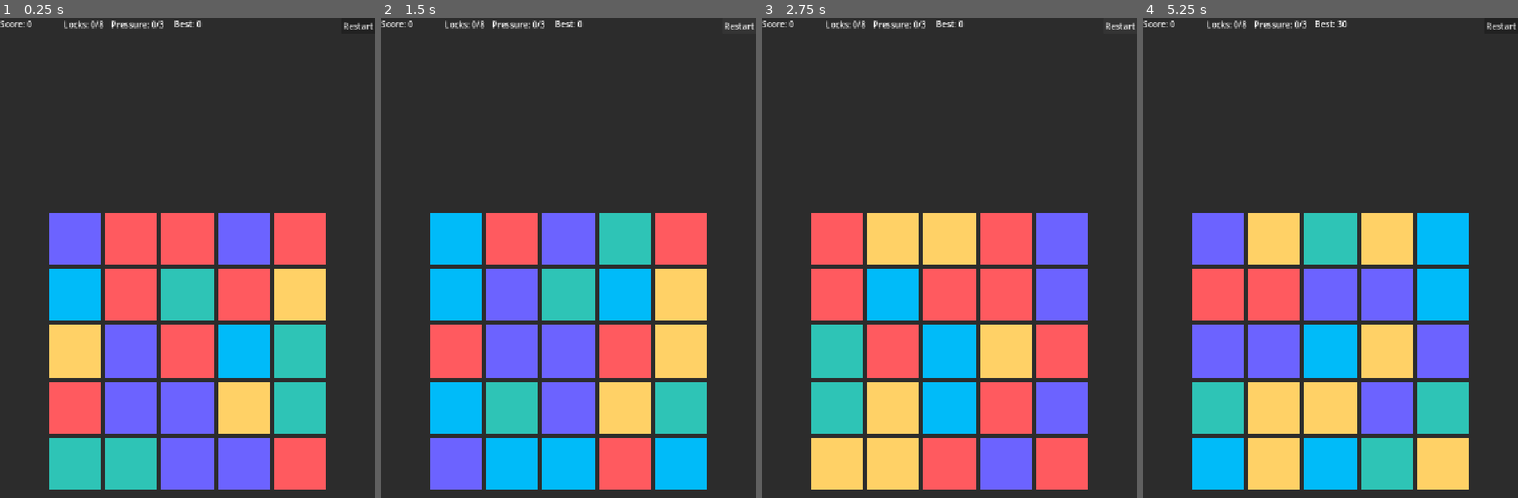
Above: before the commit, frames 1-4 (left to right).
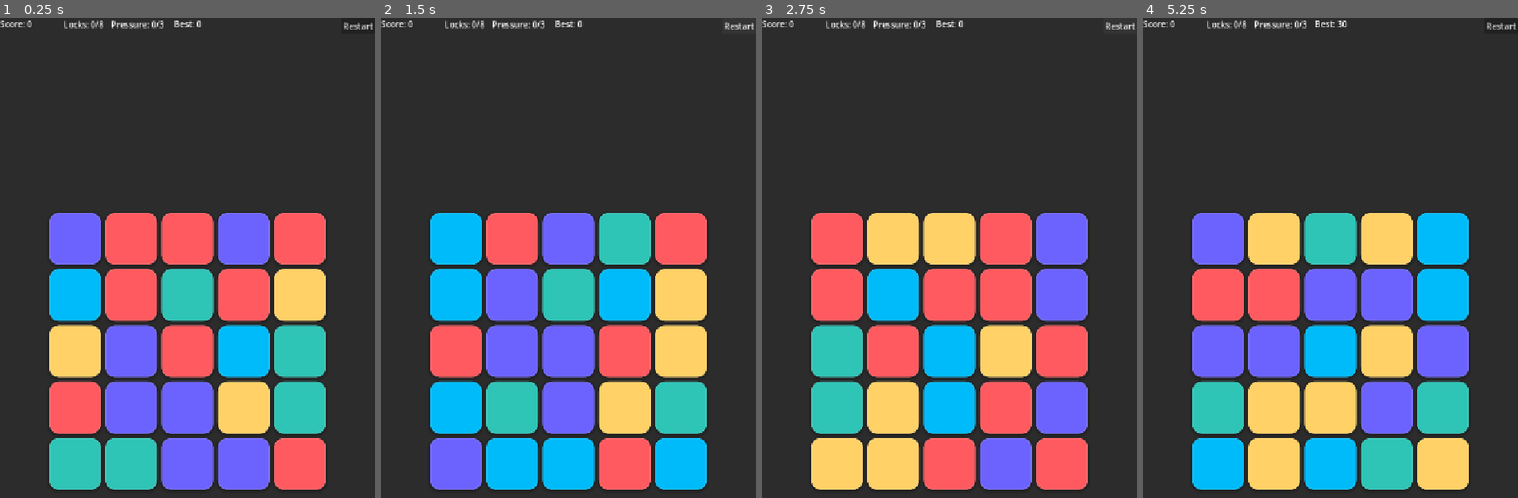
Above: after the commit, the same moments.

Repository: MerabTskhvedadze/echo-grid
Game: Godot game, scene res://scenes/main.tscn
Two runs of this game, one before a commit and one after it. Both use one fixed random seed, a clock stepped at 60 frames per second and the inputs below.
Inputs (mouse positions are in pixels of both pictures, inside the frame that each line leads up to):
- Up to frame 1 (0.25 s): no input
- Up to frame 2 (1.5 s): click "Restart" at 0.5 s; click "Restart" at 1.25 s
- Up to frame 3 (2.75 s): click "Restart" at 2 s
- Up to frame 4 (5.25 s): tap Enter at 2.75, 5 s; drag from (1330, 349) to (1368, 205) at 2.77 s; drag from (1255, 382) to (1311, 483) at 3.52 s; tap Space at 4.25 s; move the mouse to (1368, 205) at 4.27 s; click (1368, 205) at 4.42 s; drag from (1311, 483) to (1218, 253) at 5.02 s

The runs differ from the first frame. In frame 1, 3.0% of the frame differs, in the area x 13-87%, y 40-99%; in frame 2, 3.1%; in frame 3, 2.9%; in frame 4, 3.1%.

Commit message:
adjust tile styles

Diff:
--- a/scripts/board.gd
+++ b/scripts/board.gd
@@ -73,11 +73,14 @@
 			grid[row].append(tile)
 
 func create_tile(color_id):
-	var tile = ColorRect.new()
+	var tile = Panel.new()
 	tile.size = Vector2(TILE_SIZE, TILE_SIZE)
 	tile.mouse_filter = Control.MOUSE_FILTER_IGNORE
+	tile.pivot_offset = Vector2(TILE_SIZE / 2.0, TILE_SIZE / 2.0)
+
 	tile.set_meta("color_id", color_id)
 	tile.set_meta("locked", false)
+
 	apply_tile_look(tile)
 	return tile
 
@@ -97,12 +100,31 @@
 
 func apply_tile_look(tile):
 	var color_id = get_tile_color(tile)
-	tile.color = colors[color_id]
-
-	if get_tile_locked(tile):
-		tile.modulate = Color(0.45, 0.45, 0.45, 1.0)
-	else:
-		tile.modulate = Color(1, 1, 1, 1)
+	var locked = get_tile_locked(tile)
+
+	var base_color = colors[color_id]
+	if locked:
+		base_color = base_color.darkened(0.45)
+
+	var style = StyleBoxFlat.new()
+	style.bg_color = base_color
+
+	style.corner_radius_top_left = 18
+	style.corner_radius_top_right = 18
+	style.corner_radius_bottom_left = 18
+	style.corner_radius_bottom_right = 18
+
+	style.shadow_color = Color(0, 0, 0, 0.22)
+	style.shadow_size = 6
+	style.shadow_offset = Vector2(0, 2)
+
+	style.border_color = base_color.lightened(0.12)
+	style.border_width_left = 2
+	style.border_width_top = 2
+	style.border_width_right = 2
+	style.border_width_bottom = 2
+
+	tile.add_theme_stylebox_override("panel", style)
 
 func _gui_input(event):
 	if busy or dead:
